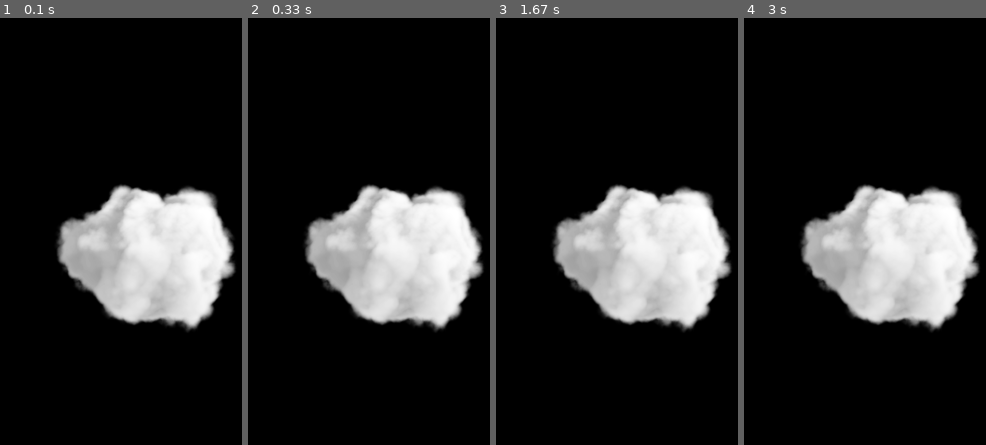
Above: before the commit, frames 1-4 (left to right).
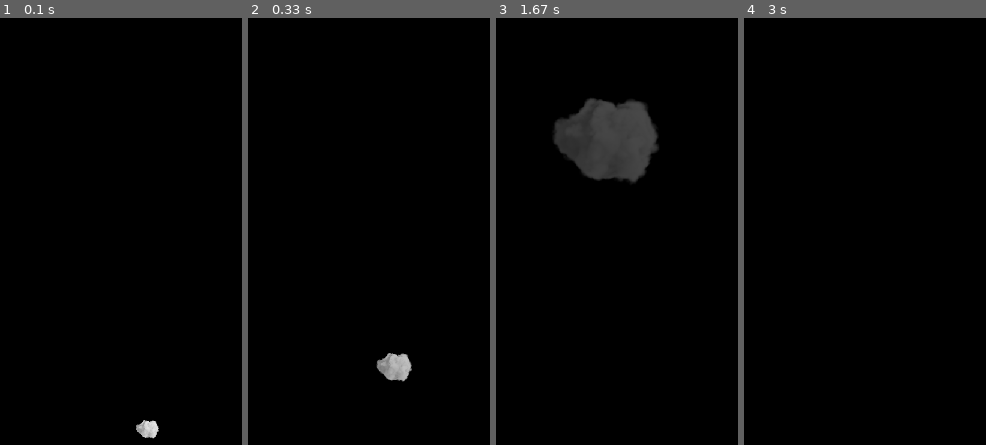
Above: after the commit, the same moments.

Repository: bills534/pygamesmoke
Game: pygame game, started from smokedemo.py
The game is run twice, just before and just after one commit, with the same random seed, the same clock (stepped at 60 frames per second) and the same inputs.
Inputs:
- Up to frame 1 (0.1 s): no input
- Up to frame 2 (0.33 s): no input
- Up to frame 3 (1.67 s): no input
- Up to frame 4 (3 s): no input

The runs differ from the first frame. In frame 1, 19% of the frame differs, in the area x 23-98%, y 38-99%; in frame 2, 19%; in frame 3, 25%, in the area x 23-98%, y 18-74%; in frame 4, 18%.

Commit message:
puff the magic dragon

Diff:
--- a/smokedemo.py
+++ b/smokedemo.py
@@ -10,17 +10,46 @@
 clock = pygame.time.Clock()
 FPS = 60
 
+
+def scale(img: pygame.Surface, factor):
+    w, h = img.get_width() * factor, img.get_height() * factor
+    return pygame.transform.scale(img, (int(w), int(h)))
+
+
 IMAGE = pygame.image.load('cloudsmall.png')
 
-
 class SmokeParticle:
-    def __init__(self, x=width//2, y=height//2):
+    def __init__(self, x=width//2, y=height//2 + 200):
         self.x = x
         self.y = y
-        self.img = IMAGE
+        self.scale_k = 0.1
+        self.img = scale(IMAGE, self.scale_k)
+        self.alpha = 255
+        self.alpha_decay_rate = 4
+        self.alive = True
+        self.vx = 0
+        self.vy = 4 + (random.randint(7,10) / 10)
+        self.horizontal_velocity = 0.01 * random.random() * random.choice([-1,1])
+        self.vertical_decay = 0.99
 
     def update(self):
-        pass
+        # setting the inital velocity of the particle
+        self.x += self.vx
+        # then adding the horizontal velocity to it
+        self.vx += self.horizontal_velocity
+
+        self.y -= self.vy
+        self.vy *= self.vertical_decay
+
+        self.scale_k += 0.005
+        self.alpha -= self.alpha_decay_rate
+        self.alpha_decay_rate -= 0.1
+        if self.alpha_decay_rate < 1.5:
+            self.alpha_decay_rate = 1.5
+        self.img = scale(IMAGE, self.scale_k)
+        self.img.set_alpha(self.alpha)
+
+
 
     def draw(self):
         screen.blit(self.img, self.img.get_rect(center=(self.x, self.y)))
